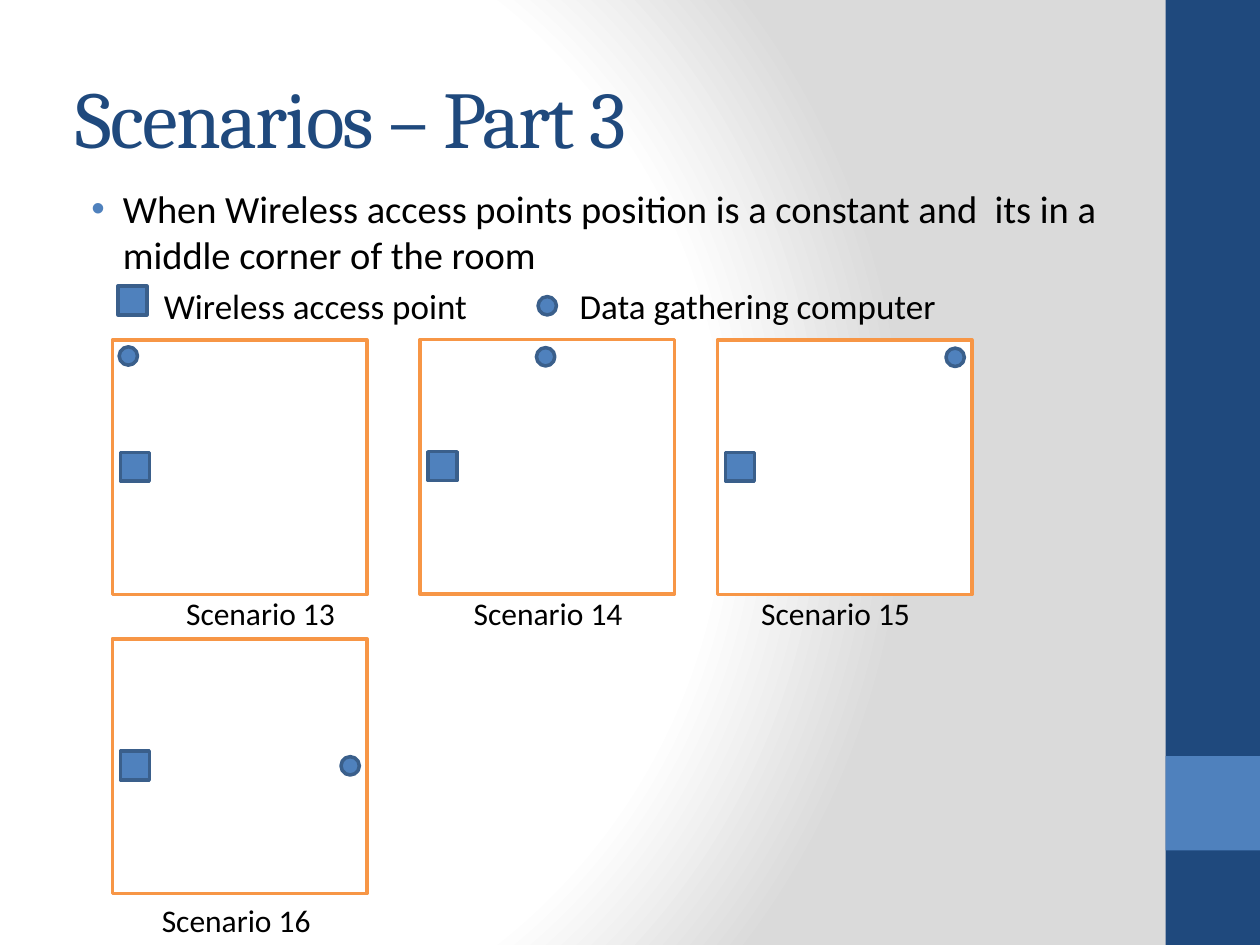
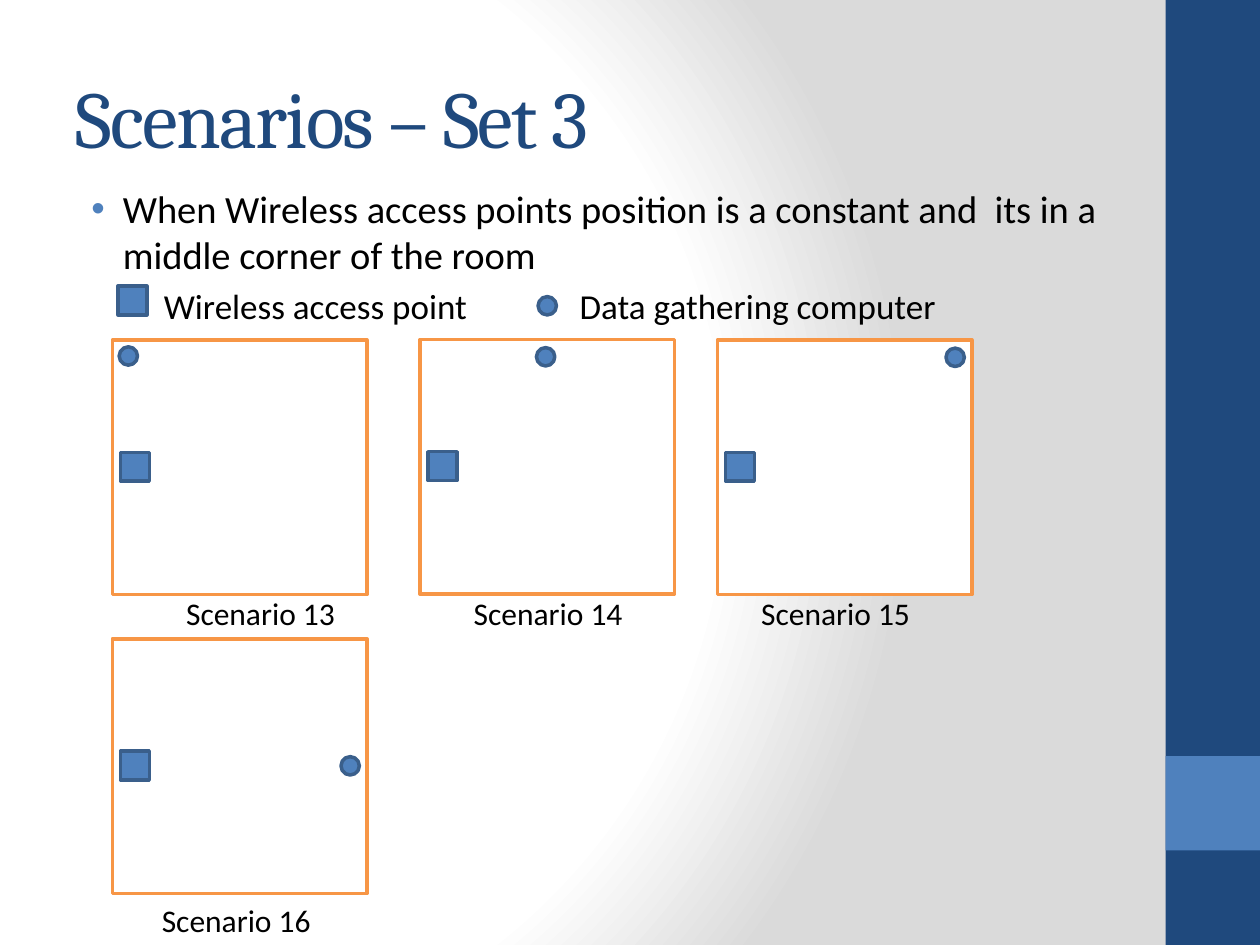
Before and after one commit to jithendra89/research, a slide deck: slide 8 of presentations/interim-final.pptx (slide 7 before the commit). Drawn at 1260x945 pixels with LibreOffice and Linux fonts; fonts in the diff are those of the drawing. Boxes give left, top, right and bottom in pixels: in the first picture for what was removed or moved away, otherwise in the second. Text is boxed around its words. In the diff, an @@ line names an element or a change of style, - is before the commit and + after.

```diff
--- a/presentations/interim-final.pptx
+++ b/presentations/interim-final.pptx
@@ title at box(76, 93, 589, 149): text changed @@
-Scenarios – Part 3
+Scenarios – Set 3
```
Also in this commit, not shown: 5 other slides changed, 3 slides added.
